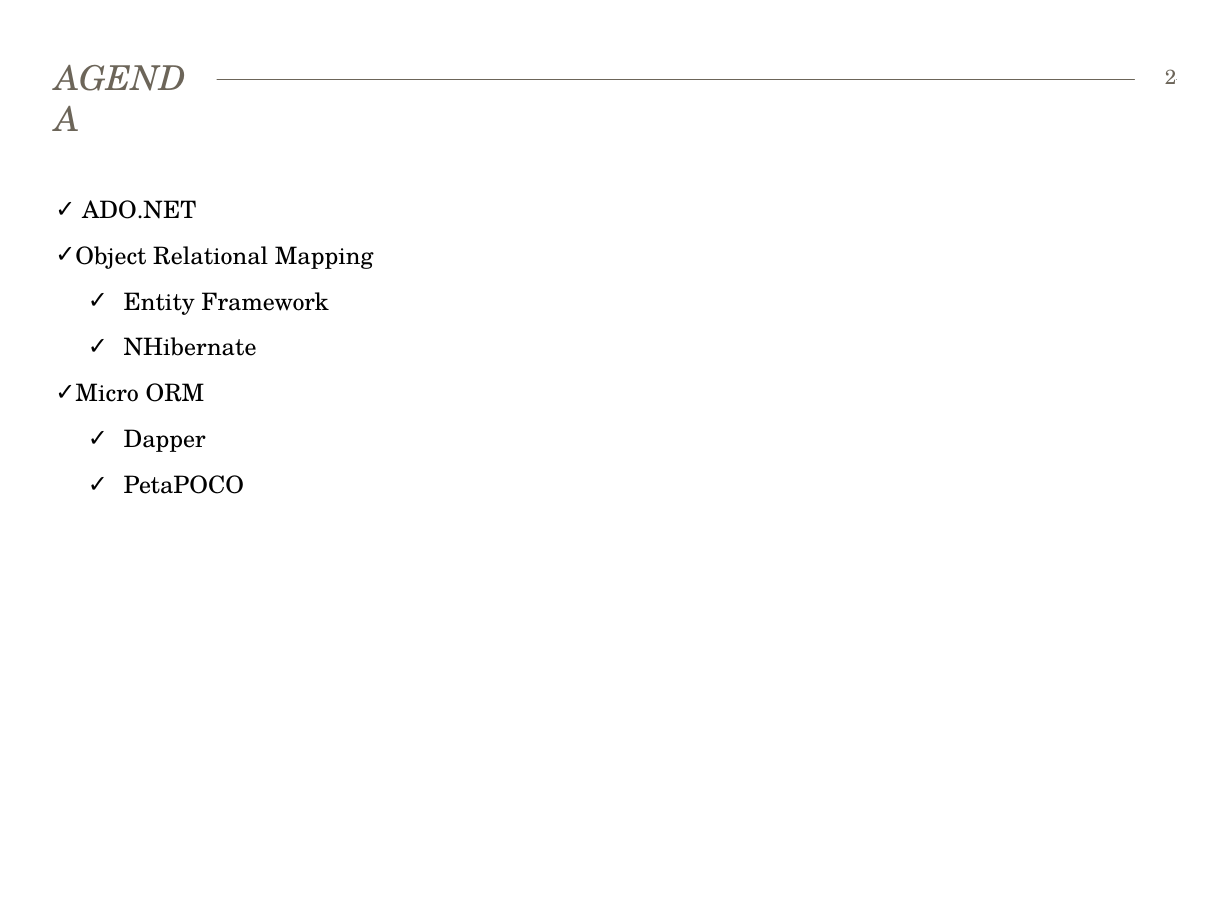
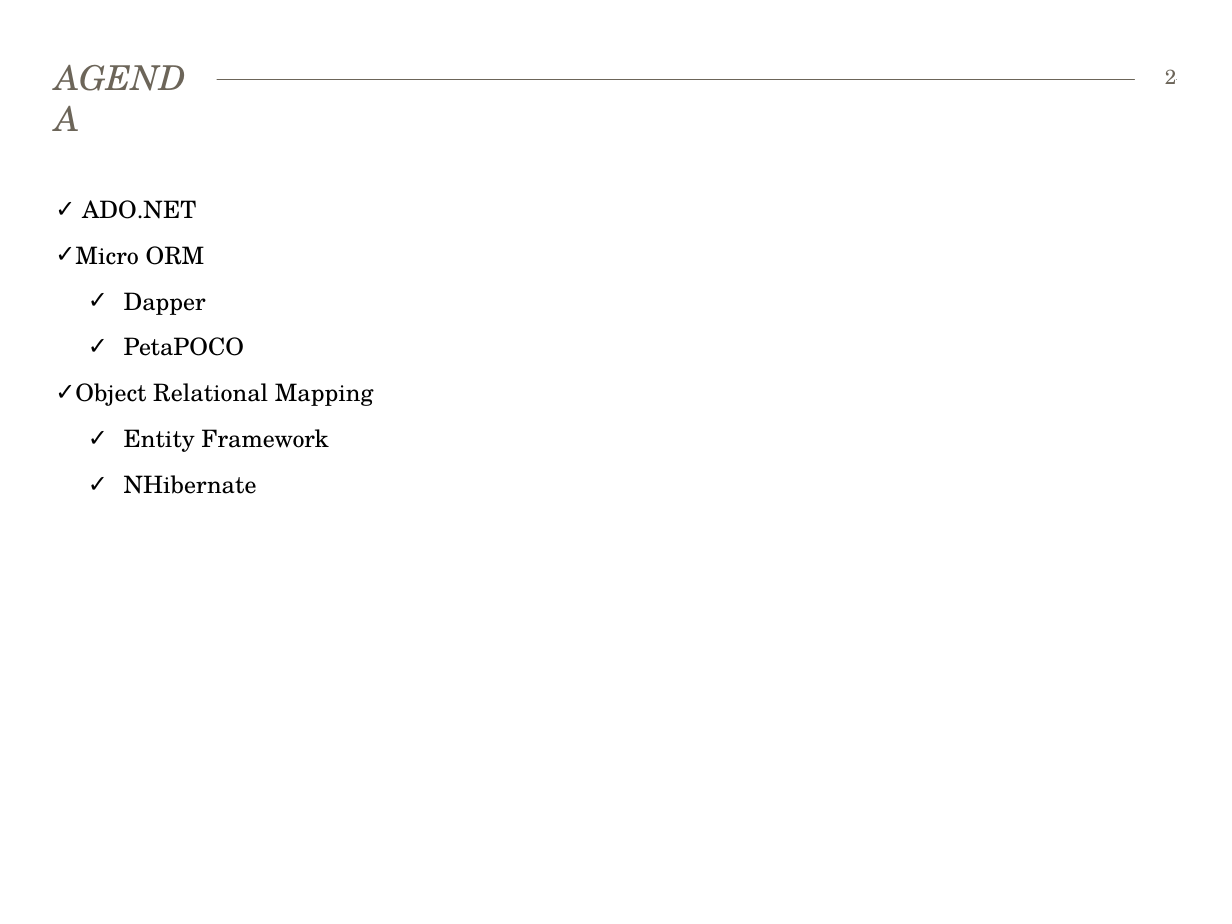
Before and after one commit to bekk/dotnetkurs, a slide deck: slide 2 of persistingData/persistingData.pptx. Drawn at 1232x924 pixels with LibreOffice and Linux fonts; fonts in the diff are those of the drawing. Boxes give left, top, right and bottom in pixels: in the first picture for what was removed or moved away, otherwise in the second. Text is boxed around its words. In the diff, an @@ line names an element or a change of style, - is before the commit and + after.

Commit message:
Added simple example illustrating the use of dapper-dot-net

```diff
--- a/persistingData/persistingData.pptx
+++ b/persistingData/persistingData.pptx
@@ text at bbox=[75, 246, 244, 356]: paragraphs added @@
+✓ Micro ORM
+  ✓ Dapper
+  ✓ PetaPOCO
@@ text at bbox=[75, 383, 244, 494]: paragraphs removed @@
-✓ Micro ORM
-  ✓ Dapper
-  ✓ PetaPOCO
```
Also in this commit, not shown: 3 slides added, 21 other files.
